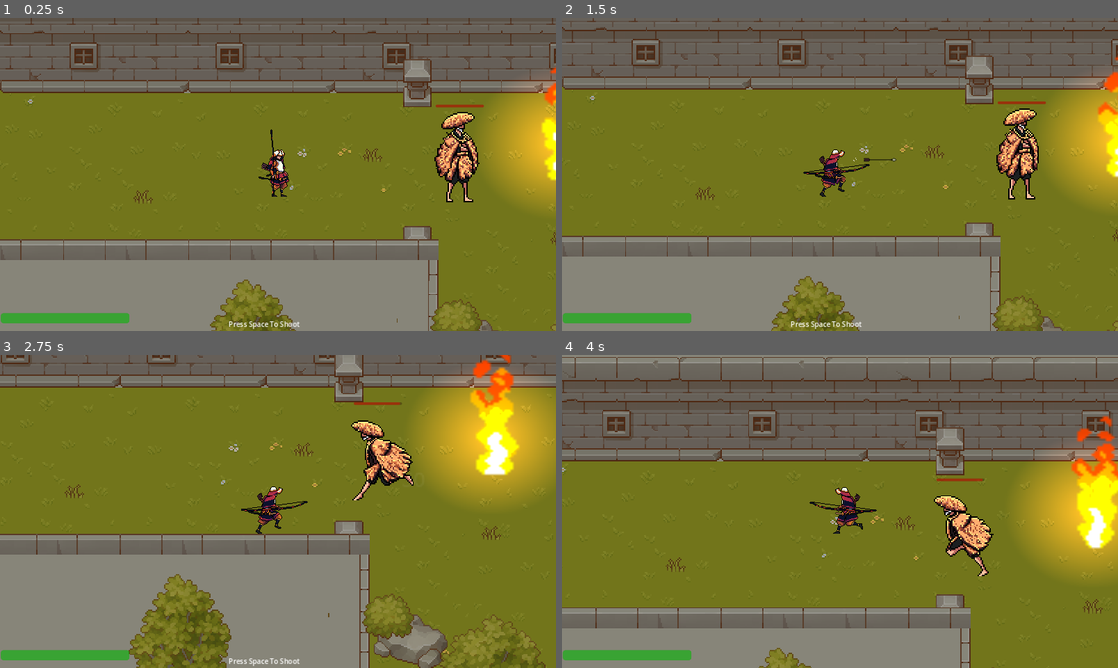
Above: before the commit, frames 1-4 (two rows, left to right).
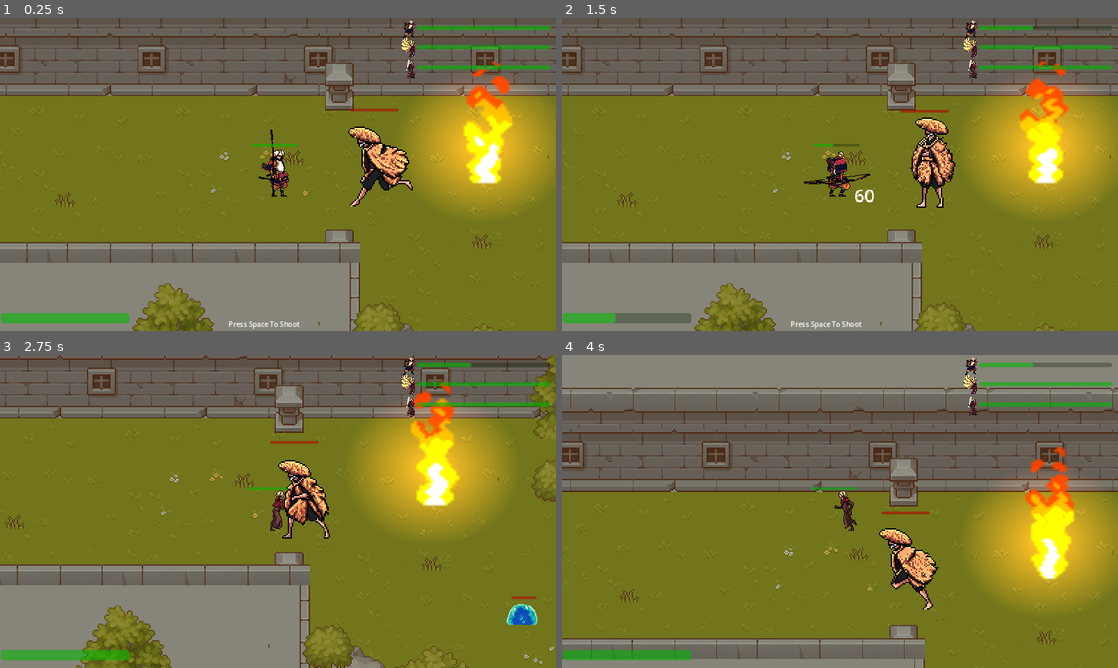
Above: after the commit, the same moments.

Repository: AugustanaCSC380January2024/final-game-jeager
Game: Godot game, scene res://scenes/levels/level_1.tscn
Two runs of this game, one before a commit and one after it. Both use one fixed random seed, a clock stepped at 60 frames per second and the inputs below.
Inputs:
- Up to frame 1 (0.25 s): no input
- Up to frame 2 (1.5 s): tap Space (normal attack) at 0.5, 1.25 s; hold D (move right) 0.53-1.28 s; tap 1 (character 1 selected) at 0.6 s; tap 3 (character 3 selected) at 0.8, 1.35 s; hold S (move down) from 1.28 s (still down)
- Up to frame 3 (2.75 s): tap 1 (character 1 selected) at 1.55, 2.1 s; tap Space (normal attack) at 2 s; release S (move down) at 2.03 s; hold D (move right) from 2.03 s (still down); tap 3 (character 3 selected) at 2.3 s
- Up to frame 4 (4 s): tap Space (normal attack) at 2.75 s; release D (move right) at 2.78 s; hold W (move up) 2.78-3.53 s; tap 2 (character 2 selected) at 2.85 s; tap 1 (character 1 selected) at 3.05 s; hold A (move left) from 3.53 s (still down); tap 3 (character 3 selected) at 3.6 s

The runs differ from the first frame. In frame 1, 28% of the frame differs, in the area x 0-100%, y 0-100%; in frame 2, 32%; in frame 3, 47%; in frame 4, 48%.

Commit message:
added all player healths to the canvas layer and fixed bugs

Diff:
--- a/scenes/attacks/checkpoint.tscn
+++ b/scenes/attacks/checkpoint.tscn
@@ -110,6 +110,8 @@
 
 [node name="checkpoint" type="Area2D"]
 y_sort_enabled = true
+collision_layer = 4
+collision_mask = 7
 
 [node name="AnimatedSprite2D" type="AnimatedSprite2D" parent="."]
 sprite_frames = SubResource("SpriteFrames_6jwwj")
@@ -120,6 +122,8 @@
 shape = SubResource("CapsuleShape2D_m3r70")
 
 [node name="Area2D" type="Area2D" parent="."]
+collision_layer = 4
+collision_mask = 7
 
 [node name="CollisionShape2D2" type="CollisionShape2D" parent="Area2D"]
 position = Vector2(-2, 183)
--- a/scenes/enemy/boss/companion.tscn
+++ b/scenes/enemy/boss/companion.tscn
@@ -532,6 +532,6 @@
 position = Vector2(3, -70)
 sprite_frames = SubResource("SpriteFrames_rgyyd")
 animation = &"demon_walk"
-frame_progress = 0.747297
+frame_progress = 0.758555
 
 [node name="CollisionShape2D" type="CollisionShape2D" parent="."]
--- a/scenes/enemy/boss/yassop.tscn
+++ b/scenes/enemy/boss/yassop.tscn
@@ -503,8 +503,6 @@
 collision_layer = 2
 collision_mask = 7
 script = ExtResource("1_djvvx")
-max_health_points = 1000
-health_points = 1000
 damage = 60
 player_detection_range = 5
 move_speed = 50.0
--- a/scenes/levels/level_1.tscn
+++ b/scenes/levels/level_1.tscn
@@ -1,18 +1,22 @@
-[gd_scene load_steps=11 format=3 uid="uid://wae2wvwtw2jd"]
+[gd_scene load_steps=15 format=3 uid="uid://wae2wvwtw2jd"]
 
-[ext_resource type="Script" path="res://scripts/level.gd" id="1_7f6hn"]
+[ext_resource type="Script" path="res://scripts/levels/level_1.gd" id="1_5bloe"]
 [ext_resource type="PackedScene" uid="uid://cbbnm3cctu4sp" path="res://scenes/enemy/normal enemy/skeleton.tscn" id="2_7wrks"]
 [ext_resource type="PackedScene" uid="uid://dawr3vr60phfb" path="res://scenes/trial_level.tscn" id="2_l5by4"]
 [ext_resource type="PackedScene" uid="uid://btpuw4f8qb17n" path="res://scenes/players/miko.tscn" id="3_q1siq"]
 [ext_resource type="PackedScene" uid="uid://8ck7qe1n3awd" path="res://scenes/players/saber.tscn" id="4_jpfrt"]
 [ext_resource type="PackedScene" uid="uid://n20hkt6h5ost" path="res://scenes/players/hayate.tscn" id="5_8o2p0"]
 [ext_resource type="PackedScene" uid="uid://cvjtbx5vno36k" path="res://scenes/enemy/normal enemy/slime.tscn" id="6_y3iqg"]
+[ext_resource type="Texture2D" uid="uid://dnrfemhit7nga" path="res://assets/Skins/Player skins/character icon/saber_icon.png" id="7_3vlem"]
 [ext_resource type="PackedScene" uid="uid://uwslpr5x07yc" path="res://scenes/ui/health_bar.tscn" id="8_ptpph"]
+[ext_resource type="Texture2D" uid="uid://brocy360o801q" path="res://assets/Skins/Player skins/character icon/miko_icon.png" id="8_wggrs"]
 [ext_resource type="PackedScene" uid="uid://dsyrshve25ask" path="res://scenes/enemy/boss/yassop.tscn" id="9_0hrvm"]
+[ext_resource type="Texture2D" uid="uid://cxcbeao47io3c" path="res://assets/Skins/Player skins/character icon/hayate_icon.png" id="9_hais5"]
 [ext_resource type="PackedScene" uid="uid://ddwbitdru0pmb" path="res://scenes/other/fire_column.tscn" id="10_fqyvy"]
+[ext_resource type="PackedScene" uid="uid://1t02ddw5p3vd" path="res://scenes/attacks/checkpoint.tscn" id="14_lfr2r"]
 
 [node name="Level 1" type="Node2D"]
-script = ExtResource("1_7f6hn")
+script = ExtResource("1_5bloe")
 
 [node name="TileMap" parent="." instance=ExtResource("2_l5by4")]
 scale = Vector2(2, 2)
@@ -21,12 +25,19 @@
 position = Vector2(919, -1632)
 
 [node name="hayate" parent="." instance=ExtResource("5_8o2p0")]
-position = Vector2(-438, 125)
+position = Vector2(-318, 120)
 
 [node name="miko" parent="." instance=ExtResource("3_q1siq")]
 position = Vector2(561, -1651)
 
 [node name="CanvasLayer" type="CanvasLayer" parent="."]
+
+[node name="press_shoot_label" type="Label" parent="CanvasLayer"]
+offset_left = 526.0
+offset_top = 693.0
+offset_right = 689.0
+offset_bottom = 716.0
+text = "Press Space To Shoot"
 
 [node name="health_bar" parent="CanvasLayer" node_paths=PackedStringArray("character") instance=ExtResource("8_ptpph")]
 offset_left = 2.0
@@ -35,12 +46,46 @@
 offset_bottom = -18.0
 character = NodePath("../../hayate")
 
-[node name="press_shoot_label" type="Label" parent="CanvasLayer"]
-offset_left = 526.0
-offset_top = 693.0
-offset_right = 689.0
-offset_bottom = 716.0
-text = "Press Space To Shoot"
+[node name="party_health_bars" type="Node" parent="CanvasLayer"]
+
+[node name="saber_mini_health_bar" parent="CanvasLayer/party_health_bars" node_paths=PackedStringArray("character") instance=ExtResource("8_ptpph")]
+offset_left = 960.0
+offset_top = 109.0
+offset_right = -13.0
+offset_bottom = -601.0
+character = NodePath("../../../saber")
+
+[node name="miko_mini_health_bar" parent="CanvasLayer/party_health_bars" node_paths=PackedStringArray("character") instance=ExtResource("8_ptpph")]
+offset_left = 960.0
+offset_top = 62.0
+offset_right = -13.0
+offset_bottom = -648.0
+character = NodePath("../../../miko")
+
+[node name="hayate_mini_health_bar" parent="CanvasLayer/party_health_bars" node_paths=PackedStringArray("character") instance=ExtResource("8_ptpph")]
+offset_left = 960.0
+offset_top = 18.0
+offset_right = -13.0
+offset_bottom = -692.0
+character = NodePath("../../../hayate")
+
+[node name="saber_icon" type="Sprite2D" parent="CanvasLayer/party_health_bars"]
+texture_filter = 1
+position = Vector2(945, 117)
+scale = Vector2(0.701612, 0.618664)
+texture = ExtResource("7_3vlem")
+
+[node name="miko_icon" type="Sprite2D" parent="CanvasLayer/party_health_bars"]
+texture_filter = 1
+position = Vector2(940, 67)
+scale = Vector2(0.630805, 0.556228)
+texture = ExtResource("8_wggrs")
+
+[node name="hayate_icon" type="Sprite2D" parent="CanvasLayer/party_health_bars"]
+texture_filter = 1
+position = Vector2(942, 26)
+scale = Vector2(0.600808, 0.618664)
+texture = ExtResource("9_hais5")
 
 [node name="Enemies" type="Node" parent="."]
 
@@ -55,3 +100,8 @@
 
 [node name="fire column" parent="." instance=ExtResource("10_fqyvy")]
 scale = Vector2(4.35455, 3.80449)
+
+[node name="checkpoint" parent="." instance=ExtResource("14_lfr2r")]
+position = Vector2(1330, 867)
+
+[connection signal="shoot_dart" from="Enemies/Yassop" to="." method="_on_yassop_shoot_dart"]
--- a/scenes/levels/level_2.tscn
+++ b/scenes/levels/level_2.tscn
@@ -1,6 +1,6 @@
-[gd_scene load_steps=9 format=3 uid="uid://ogo63q6fdc44"]
+[gd_scene load_steps=12 format=3 uid="uid://ogo63q6fdc44"]
 
-[ext_resource type="Script" path="res://scripts/level.gd" id="1_1xb3k"]
+[ext_resource type="Script" path="res://scripts/levels/level.gd" id="1_1xb3k"]
 [ext_resource type="PackedScene" uid="uid://cqlyq21dufm6" path="res://scenes/levels/catacomb.tscn" id="1_5w3yu"]
 [ext_resource type="PackedScene" uid="uid://8ck7qe1n3awd" path="res://scenes/players/saber.tscn" id="2_5tl7t"]
 [ext_resource type="PackedScene" uid="uid://n20hkt6h5ost" path="res://scenes/players/hayate.tscn" id="3_a7lok"]
@@ -8,6 +8,9 @@
 [ext_resource type="PackedScene" uid="uid://btpuw4f8qb17n" path="res://scenes/players/miko.tscn" id="4_tvhkt"]
 [ext_resource type="PackedScene" uid="uid://bf8bhot6qwca1" path="res://scenes/other/moon_tower.tscn" id="4_yxx5g"]
 [ext_resource type="PackedScene" uid="uid://uwslpr5x07yc" path="res://scenes/ui/health_bar.tscn" id="5_qyae3"]
+[ext_resource type="Texture2D" uid="uid://dnrfemhit7nga" path="res://assets/Skins/Player skins/character icon/saber_icon.png" id="6_6ekkf"]
+[ext_resource type="Texture2D" uid="uid://brocy360o801q" path="res://assets/Skins/Player skins/character icon/miko_icon.png" id="7_13v0c"]
+[ext_resource type="Texture2D" uid="uid://cxcbeao47io3c" path="res://assets/Skins/Player skins/character icon/hayate_icon.png" id="8_1tv4t"]
 
 [node name="level 2" type="Node2D"]
 y_sort_enabled = true
@@ -42,6 +45,47 @@
 offset_bottom = 716.0
 text = "Press Space To Shoot"
 
+[node name="party_health_bars" type="Node" parent="CanvasLayer"]
+
+[node name="saber_mini_health_bar" parent="CanvasLayer/party_health_bars" node_paths=PackedStringArray("character") instance=ExtResource("5_qyae3")]
+offset_left = 960.0
+offset_top = 109.0
+offset_right = -13.0
+offset_bottom = -601.0
+character = NodePath("../../../saber")
+
+[node name="miko_mini_health_bar" parent="CanvasLayer/party_health_bars" node_paths=PackedStringArray("character") instance=ExtResource("5_qyae3")]
+offset_left = 960.0
+offset_top = 62.0
+offset_right = -13.0
+offset_bottom = -648.0
+character = NodePath("../../../miko")
+
+[node name="hayate_mini_health_bar" parent="CanvasLayer/party_health_bars" node_paths=PackedStringArray("character") instance=ExtResource("5_qyae3")]
+offset_left = 960.0
+offset_top = 18.0
+offset_right = -13.0
+offset_bottom = -692.0
+character = NodePath("../../../hayate")
+
+[node name="saber_icon" type="Sprite2D" parent="CanvasLayer/party_health_bars"]
+texture_filter = 1
+position = Vector2(945, 117)
+scale = Vector2(0.701612, 0.618664)
+texture = ExtResource("6_6ekkf")
+
+[node name="miko_icon" type="Sprite2D" parent="CanvasLayer/party_health_bars"]
+texture_filter = 1
+position = Vector2(940, 67)
+scale = Vector2(0.630805, 0.556228)
+texture = ExtResource("7_13v0c")
+
+[node name="hayate_icon" type="Sprite2D" parent="CanvasLayer/party_health_bars"]
+texture_filter = 1
+position = Vector2(942, 26)
+scale = Vector2(0.600808, 0.618664)
+texture = ExtResource("8_1tv4t")
+
 [node name="hayate" parent="." instance=ExtResource("3_a7lok")]
 position = Vector2(899, 515)
 collision_mask = 7
--- a/scenes/players/hayate.tscn
+++ b/scenes/players/hayate.tscn
@@ -12,6 +12,7 @@
 [ext_resource type="Texture2D" uid="uid://clwbrbu2r1q6n" path="res://assets/Skins/Player skins/Hayate/Walk.png" id="9_155am"]
 [ext_resource type="Texture2D" uid="uid://d0p5t5drcmlmu" path="res://assets/Skins/other/nothing.png" id="11_u1lld"]
 [ext_resource type="Script" path="res://scripts/RayCast.gd" id="12_apc13"]
+[ext_resource type="PackedScene" uid="uid://uwslpr5x07yc" path="res://scenes/ui/health_bar.tscn" id="13_u6n3t"]
 
 [sub_resource type="AtlasTexture" id="AtlasTexture_8l7s6"]
 atlas = ExtResource("2_ybkqg")
@@ -582,3 +583,10 @@
 target_position = Vector2(236, 0)
 collision_mask = 2
 script = ExtResource("12_apc13")
+
+[node name="health_bar" parent="." node_paths=PackedStringArray("character") instance=ExtResource("13_u6n3t")]
+offset_left = -41.0
+offset_top = -47.0
+offset_right = 30.0
+offset_bottom = -43.0
+character = NodePath("..")
--- a/scenes/players/miko.tscn
+++ b/scenes/players/miko.tscn
@@ -12,6 +12,7 @@
 [ext_resource type="Texture2D" uid="uid://bmqeksejocbqo" path="res://assets/Skins/Player skins/Miko/Idle_2.png" id="9_34gx7"]
 [ext_resource type="Texture2D" uid="uid://bvauc8w48fiti" path="res://assets/Skins/Player skins/Miko/Run.png" id="10_3lolv"]
 [ext_resource type="Texture2D" uid="uid://brlbcw4enhxbf" path="res://assets/Skins/Player skins/Miko/Walk.png" id="11_belgi"]
+[ext_resource type="PackedScene" uid="uid://uwslpr5x07yc" path="res://scenes/ui/health_bar.tscn" id="13_yyu5r"]
 
 [sub_resource type="AtlasTexture" id="AtlasTexture_tf6su"]
 atlas = ExtResource("1_4p357")
@@ -803,3 +804,10 @@
 position = Vector2(67, -6)
 scale = Vector2(10.2461, 2.82744)
 shape = SubResource("CapsuleShape2D_k3tsx")
+
+[node name="health_bar" parent="." node_paths=PackedStringArray("character") instance=ExtResource("13_yyu5r")]
+offset_left = -46.0
+offset_top = -49.0
+offset_right = 25.0
+offset_bottom = -45.0
+character = NodePath("..")
--- a/scenes/players/saber.tscn
+++ b/scenes/players/saber.tscn
@@ -9,6 +9,7 @@
 [ext_resource type="Texture2D" uid="uid://del3lmowdfnd0" path="res://assets/Skins/Player skins/Saber/Run.png" id="6_1r60m"]
 [ext_resource type="Texture2D" uid="uid://b7pxqkfnjyxik" path="res://assets/Skins/Player skins/Saber/Walk.png" id="7_7o21s"]
 [ext_resource type="Texture2D" uid="uid://d0p5t5drcmlmu" path="res://assets/Skins/other/nothing.png" id="9_k0c5y"]
+[ext_resource type="PackedScene" uid="uid://uwslpr5x07yc" path="res://scenes/ui/health_bar.tscn" id="10_slc1a"]
 
 [sub_resource type="AtlasTexture" id="AtlasTexture_bwsmf"]
 atlas = ExtResource("2_pwgys")
@@ -426,3 +427,10 @@
 [node name="hitbox" type="CollisionShape2D" parent="damage_hit_box"]
 position = Vector2(46, -4)
 shape = SubResource("CapsuleShape2D_7du4r")
+
+[node name="health_bar" parent="." node_paths=PackedStringArray("character") instance=ExtResource("10_slc1a")]
+offset_left = -45.0
+offset_top = -37.0
+offset_right = 26.0
+offset_bottom = -33.0
+character = NodePath("..")
--- a/scenes/trial_level.tscn
+++ b/scenes/trial_level.tscn
@@ -1,7 +1,6 @@
-[gd_scene load_steps=3 format=3 uid="uid://dawr3vr60phfb"]
+[gd_scene load_steps=2 format=3 uid="uid://dawr3vr60phfb"]
 
 [ext_resource type="TileSet" uid="uid://b4r5l8qbv5qlb" path="res://scenes/trial level.tres" id="1_mg3ks"]
-[ext_resource type="PackedScene" uid="uid://1t02ddw5p3vd" path="res://scenes/attacks/checkpoint.tscn" id="2_awf1o"]
 
 [node name="TileMap" type="TileMap"]
 texture_filter = 1
@@ -21,7 +20,3 @@
 tile_set = ExtResource("1_mg3ks")
 format = 2
 layer_0/tile_data = PackedInt32Array(-131068, 65542, 4, -65532, 65542, 5, 4, 65542, 6, -262139, 131078, 2, -196603, 131 …(24003 unchanged characters)…
-
-[node name="checkpoint2" parent="." instance=ExtResource("2_awf1o")]
-position = Vector2(658, 458)
-scale = Vector2(0.415421, 0.415421)
--- a/scripts/UI/specific_character_health.gd
+++ b/scripts/UI/specific_character_health.gd
@@ -1,14 +1,13 @@
 extends Control
-@export var player : CharacterBody2D
+
 @onready var icon = $Sprite2D
-@onready var healthBar = $health_bar
 
+@export var healthBar: HealthBar
+@export var player: Player
 
 # Called when the node enters the scene tree for the first time.
 func _ready():
-	print(healthBar.Player)
-	healthBar.Player = player
-	print(healthBar.Player)
+	print(player.name)
 	if player:
 		if player.name == "hayate":
 			icon.texture = preload("res://assets/Skins/Player skins/character icon/hayate_icon.png")
--- a/scripts/level.gd
+++ b/scripts/levels/level.gd
@@ -1,4 +1,5 @@
 extends Node2D
+class_name Level
 
 @onready var hayate = $hayate
 @onready var miko = $miko
@@ -6,7 +7,6 @@
 @onready var camera = Camera2D.new()
 @onready var health_bar = $CanvasLayer/health_bar
 @onready var arrow = preload("res://scenes/attacks/arrow.tscn")
-@onready var dart = preload("res://scenes/attacks/dart.tscn")
 @onready var arrow_spawn_location = $hayate/arrow_spawn_position
 var curr_player: CharacterBody2D
 
@@ -23,15 +23,15 @@
 	hayate.shoot_arrow.connect(_on_shoot_arrow)
 	$hayate/RayCast2D.enemy_detected.connect(_on_ray_cast_2d_enemy_detected)
 	$hayate/RayCast2D.enemy_not_detected.connect(_on_ray_cast_2d_enemy_not_detected)
-	$Enemies/Yassop.shoot_dart.connect(_on_shoot_dart)
+	#$Enemies/Yassop.shoot_dart.connect(_on_shoot_dart)
 
 func _physics_process(delta):
 	if Input.is_action_just_pressed("character 1 selected"):
-		change_curr_player(saber)
+		change_curr_player(hayate)
 	if Input.is_action_just_pressed("character 2 selected"):
 		change_curr_player(miko)
 	if Input.is_action_just_pressed("character 3 selected"):
-		change_curr_player(hayate)
+		change_curr_player(saber)
 
 func change_curr_player(new_player):
 	if (curr_player != new_player) and !curr_player.is_attacking():
@@ -57,12 +57,6 @@
 	new_arrow.change_projectile_direction(arrow_direction)
 	new_arrow.global_position = arrow_spawn_location.global_position
 
-func _on_shoot_dart(dart_direction):
-	var new_dart = dart.instantiate()
-	add_child(new_dart)
-	new_dart.change_projectile_direction(dart_direction)
-	new_dart.global_position = $Enemies/Yassop/dart_spawn_location.global_position
-
 func _on_ray_cast_2d_enemy_detected():
 	$CanvasLayer/press_shoot_label.visible = true
 
--- /dev/null
+++ b/scripts/levels/level_1.gd
@@ -0,0 +1,9 @@
+extends Level
+
+@onready var dart = preload("res://scenes/attacks/dart.tscn")
+
+func _on_yassop_shoot_dart(dart_direction):
+	var new_dart = dart.instantiate()
+	add_child(new_dart)
+	new_dart.change_projectile_direction(dart_direction)
+	new_dart.global_position = $Enemies/Yassop/dart_spawn_location.global_position
--- a/scripts/player.gd
+++ b/scripts/player.gd
@@ -17,6 +17,7 @@
 @onready var damage_hitbox_collision_box = $damage_hit_box/hitbox
 @onready var damage_taken = $damage_taken
 @onready var switch_position = $player_switch_position
+@onready var health_bar = $health_bar
 
 var bodies_in_damage_box = []
 var is_right = true
@@ -130,6 +131,8 @@
 			alive = false
 			update_moving_animation(5)
 
+func get_health_bar():
+	return health_bar
 func spawn_effect(EFFECT: PackedScene, effect_position):
 	if EFFECT:
 		var effect = EFFECT.instantiate()
@@ -161,3 +164,6 @@
 
 func _on_damage_hit_box_body_exited(body):
 	bodies_in_damage_box.erase(body)
+
+func is_alive():
+	return alive
--- a/scripts/yassop.gd
+++ b/scripts/yassop.gd
@@ -13,8 +13,8 @@
 @onready var attack_cooldown_timer = $attack_cooldown_timer
 
 @export var player: CharacterBody2D
-@export var max_health_points = 100
-@export var health_points = max_health_points
+@export var max_health_points = 500
+var health_points = max_health_points
 @export var damage = 20
 @export var attack_range = 10
 @export var player_detection_range = 1
Not shown: 1 places in scenes/players/hayate.tscn that only renumber resources
Not shown: 1 places in scenes/players/miko.tscn that only renumber resources
Not shown: 1 places in scenes/players/saber.tscn that only renumber resources
Not shown: 1 places in scenes/ui/specific_character_health.tscn that only renumber resources
